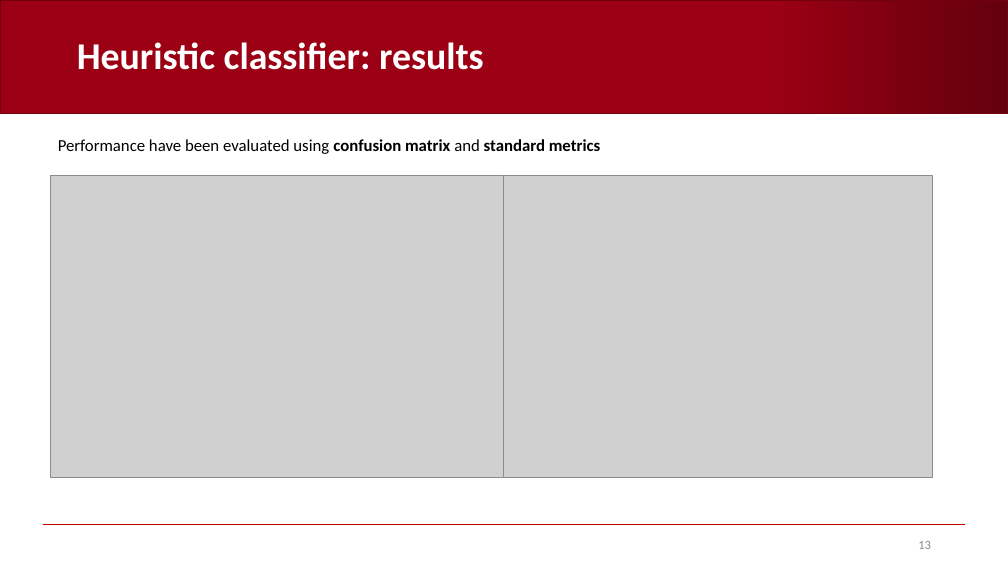
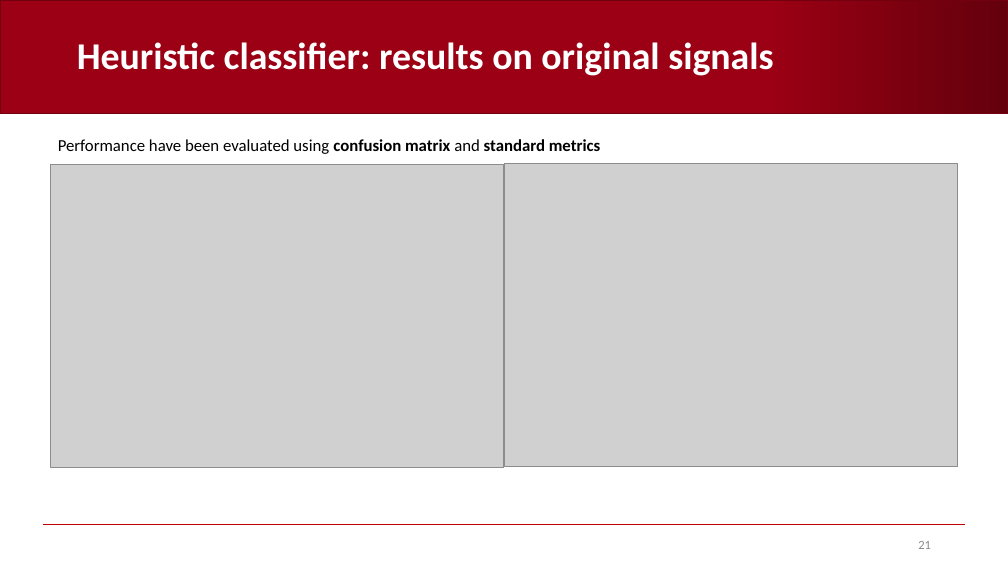
Before and after one commit to AndreaCorrado00/Tesi_magistrale_Corrado_Andrea, a slide deck: slide 21 of Documentation/5. Heuristic classifier.pptx (slide 13 before the commit). Drawn at 1008x567 pixels with LibreOffice and Linux fonts; fonts in the diff are those of the drawing; grey boxes stand for pictures; background and template pictures are left out. Boxes give left, top, right and bottom in pixels: in the first picture for what was removed or moved away, otherwise in the second. Text is boxed around its words. In the diff, an @@ line names an element or a change of style, - is before the commit and + after.

Commit message:
heuristic corrected

```diff
--- a/Documentation/5. Heuristic classifier.pptx
+++ b/Documentation/5. Heuristic classifier.pptx
@@ title at (77, 42, 773, 76): text changed @@
-Heuristic classifier: results
+Heuristic classifier: results on original signals
@@ picture: place and size @@
-picture at (50, 175, 504, 478)
+picture at (50, 165, 504, 467)
@@ picture: place and size @@
-picture at (479, 175, 932, 478)
+picture at (504, 164, 958, 467)
@@ page number at (918, 541, 931, 549): text changed @@
-13
+21
```
Also in this commit, not shown: 6 other slides changed, 10 slides added, 15 other files.
